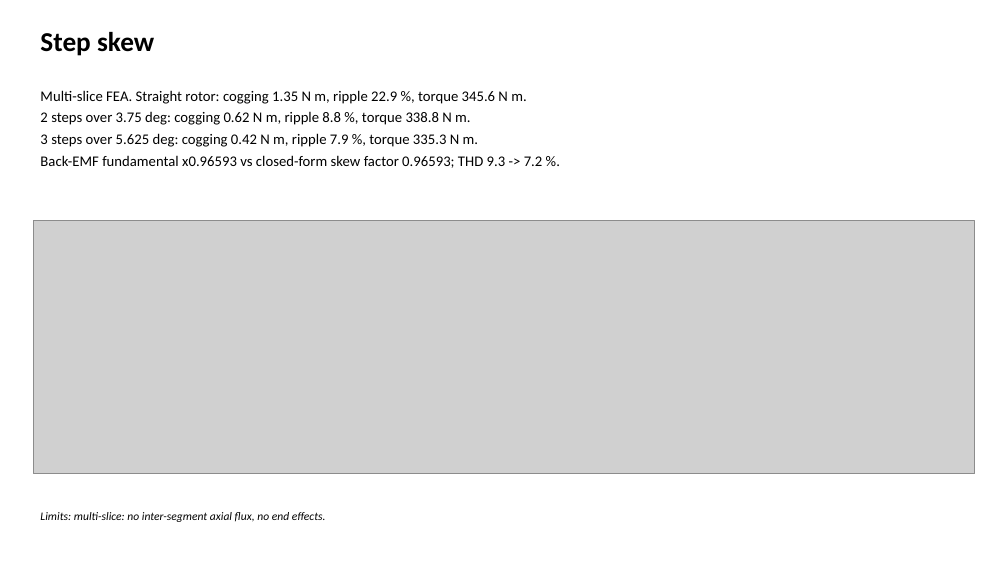
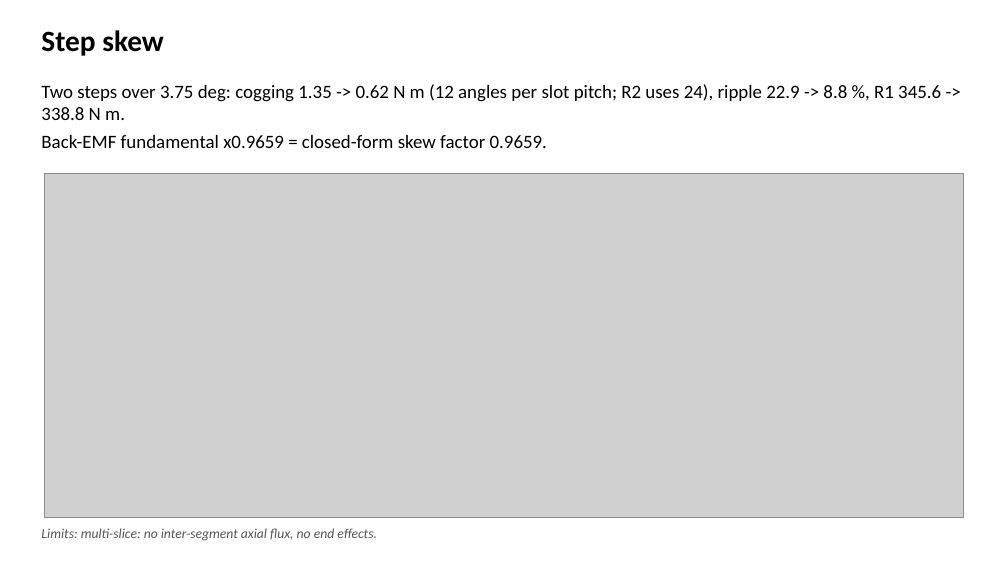
Before and after one commit to F123Dash/PINNeAPPle, a slide deck: slide 9 of examples/electrodynamics/results/18_emachine_slides.pptx (slide 8 before the commit). Drawn at 1008x567 pixels with LibreOffice and Linux fonts; fonts in the diff are those of the drawing; grey boxes stand for pictures. Boxes give left, top, right and bottom in pixels: in the first picture for what was removed or moved away, otherwise in the second. Text is boxed around its words. In the diff, an @@ line names an element or a change of style, - is before the commit and + after.

```diff
--- a/examples/electrodynamics/results/18_emachine_slides.pptx
+++ b/examples/electrodynamics/results/18_emachine_slides.pptx
@@ text "Step skew" at (41,30,164,56): size 26 to 28 pt; more space between paragraphs @@
@@ text at (41,84,941,148): text changed; size 14 to 18 pt @@
-Multi-slice FEA. Straight rotor: cogging 1.35 N m, ripple 22.9 %, torque 345.6 N m.
-2 steps over 3.75 deg: cogging 0.62 N m, ripple 8.8 %, torque 338.8 N m.
-3 steps over 5.625 deg: cogging 0.42 N m, ripple 7.9 %, torque 335.3 N m.
-Back-EMF fundamental x0.96593 vs closed-form skew factor 0.96593; THD 9.3 -> 7.2 %.
+Two steps over 3.75 deg: cogging 1.35 -> 0.62 N m (12 angles per slot pitch; R2 uses 24), ripple 22.9 -> 8.8 %, R1 345.6 -> 338.8 N m.
+Back-EMF fundamental x0.9659 = closed-form skew factor 0.9659.
@@ picture: place and size @@
-picture at (33,221,975,474)
+picture at (44,174,964,518)
@@ text "Limits: multi-slice: no inter-segment axial ...": place and size @@
-text "Limits: multi-slice: no inter-segment axial ..." at (40,512,326,522)
+text "Limits: multi-slice: no inter-segment axial ..." at (41,528,377,541)
@@ text "Limits: multi-slice: no inter-segment axial ..." at (41,528,377,541): size 11 to 13 pt, text colour #000000 to #555555; more space between paragraphs @@
```
Also in this commit, not shown: 8 other slides changed, 3 slides added, 2 slides removed, 3 other files.
